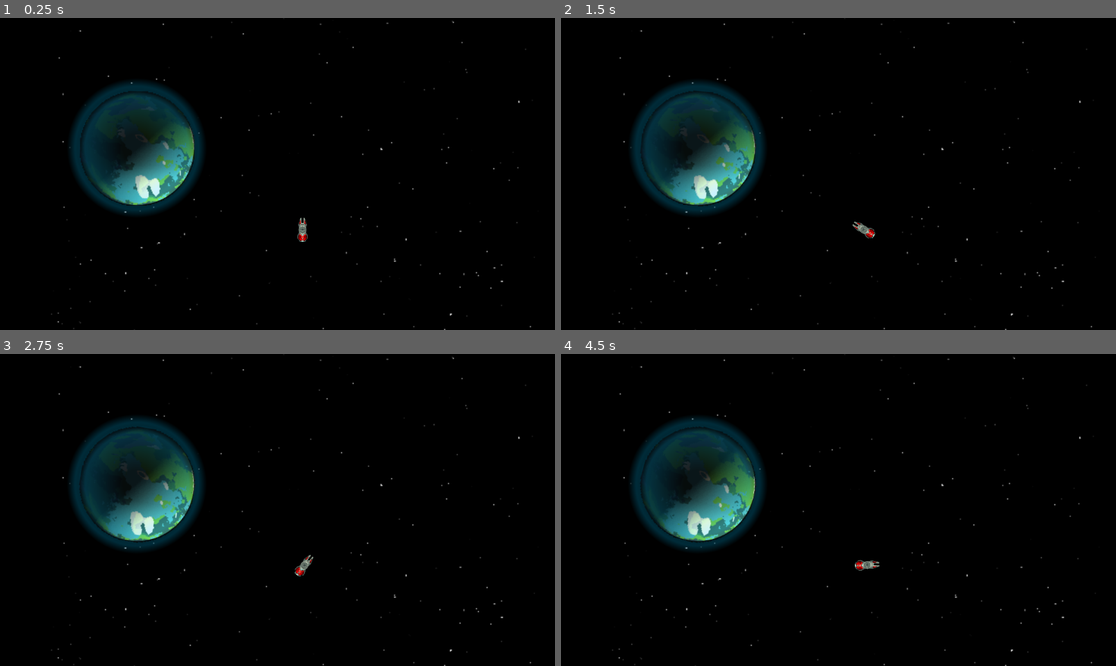
Above: before the commit, frames 1-4 (two rows, left to right).
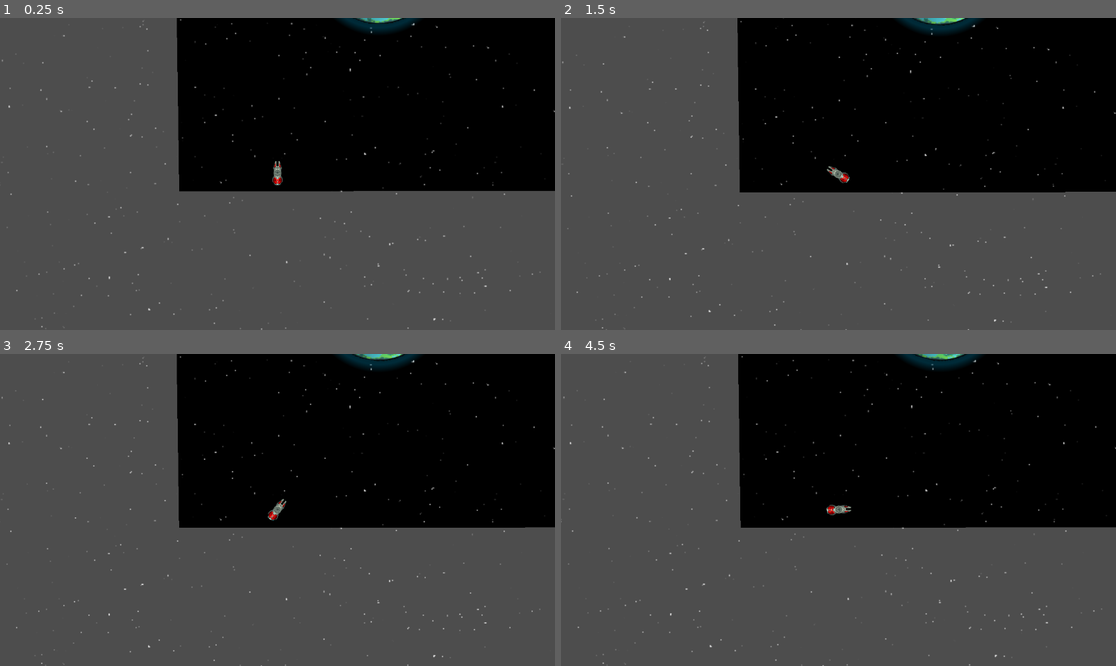
Above: after the commit, the same moments.

Repository: MaloGermond/to-the-edge-of-space
Game: Godot game, scene res://scenes/scenes/space.tscn
Two runs of this game, one before a commit and one after it. Both use one fixed random seed, a clock stepped at 60 frames per second and the inputs below.
Inputs:
- Up to frame 1 (0.25 s): no input
- Up to frame 2 (1.5 s): hold Right (ui_right) 0.53-1.28 s; hold Down (ui_down) from 1.28 s (still down)
- Up to frame 3 (2.75 s): release Down (ui_down) at 2.03 s; hold Right (ui_right) from 2.03 s (still down)
- Up to frame 4 (4.5 s): release Right (ui_right) at 2.78 s; hold Up (ui_up) 2.78-3.53 s; hold Left (ui_left) from 3.53 s (still down)

The runs differ from the first frame. In frame 1, 64% of the frame differs, in the area x 0-100%, y 0-100%; in frame 2, 64%; in frame 3, 64%; in frame 4, 64%.

Commit message:
:construction: Add paralaxe

Diff:
--- a/scenes/objects/ship.tscn
+++ b/scenes/objects/ship.tscn
@@ -18,6 +18,12 @@
 floor_snap_length = 0.0
 script = ExtResource("1_x2d0j")
 
+[node name="Camera2D" type="Camera2D" parent="CharacterBody2D" unique_id=579333600]
+position = Vector2(-1.1444092e-05, 5.0000114)
+scale = Vector2(4.9999995, 4.9999995)
+zoom = Vector2(2, 2)
+position_smoothing_enabled = true
+
 [node name="Sprite2D" type="Sprite2D" parent="CharacterBody2D" unique_id=256874516]
 self_modulate = Color(0.12408299, 0.12408296, 0.12408296, 1)
 texture = SubResource("CanvasTexture_x2d0j")
--- a/scenes/scenes/space.tscn
+++ b/scenes/scenes/space.tscn
@@ -4,29 +4,27 @@
 [ext_resource type="PackedScene" uid="uid://dviradg8si4fs" path="res://scenes/objects/stars.tscn" id="2_1u805"]
 [ext_resource type="PackedScene" uid="uid://cwx2tbw8m0n2k" path="res://scenes/objects/ship.tscn" id="2_ri6ed"]
 
-[sub_resource type="Environment" id="Environment_1u805"]
-background_mode = 3
-tonemap_mode = 3
-
 [node name="Node2D" type="Node2D" unique_id=633932137]
-
-[node name="WorldEnvironment" type="WorldEnvironment" parent="." unique_id=1430522044]
-environment = SubResource("Environment_1u805")
 
 [node name="Polygon2D" type="Polygon2D" parent="." unique_id=332318635]
 position = Vector2(-98, 18)
 color = Color(0, 0, 0, 1)
 polygon = PackedVector2Array(-4, 1, 720, 0, 715, -424, -10, -424)
 
-[node name="Camera2D" type="Camera2D" parent="." unique_id=1451091832]
-position = Vector2(251, -188)
-zoom = Vector2(2, 2)
+[node name="Parallax2D2" type="Parallax2D" parent="." unique_id=1881285666]
+repeat_size = Vector2(512, 512)
+repeat_times = 4
 
-[node name="Stars" parent="Camera2D" unique_id=421848160 instance=ExtResource("2_1u805")]
-position = Vector2(17, -6)
+[node name="Stars" parent="Parallax2D2" unique_id=421848160 instance=ExtResource("2_1u805")]
 
-[node name="Ship" parent="Camera2D" unique_id=1429302862 instance=ExtResource("2_ri6ed")]
-position = Vector2(26, 58)
+[node name="Parallax2D" type="Parallax2D" parent="." unique_id=1141528415]
+scroll_scale = Vector2(1.5, 1.5)
+repeat_size = Vector2(512, 512)
+repeat_times = 4
+
+[node name="Stars" parent="Parallax2D" unique_id=627582725 instance=ExtResource("2_1u805")]
+
+[node name="Ship" parent="." unique_id=1429302862 instance=ExtResource("2_ri6ed")]
 scale = Vector2(0.2, 0.2)
 
 [node name="AnimatedSprite2D" parent="." unique_id=1444982781 instance=ExtResource("1_6tmeo")]
@@ -37,3 +35,5 @@
 rotation = 2.4260077
 color = Color(0.99508184, 1, 0.85999525, 1)
 energy = 9.0
+
+[node name="Node" type="Node" parent="." unique_id=2122255386]
--- a/scripts/objects/ship_controls.gd
+++ b/scripts/objects/ship_controls.gd
@@ -25,7 +25,14 @@
 		velocity_vector -= direction * acceleration * delta
 		velocity_vector = velocity_vector.limit_length(max_speed)
 
-	# Appliquer le mouvement (sans friction)
+
 	velocity = velocity_vector
 	rotation += rotation_vector
+
+	if velocity.length() < acceleration/2:
+		velocity = Vector2.ZERO
+
+	# if rotation < rotation_speed/2:
+	# 	rotation = 0
+
 	move_and_slide()
